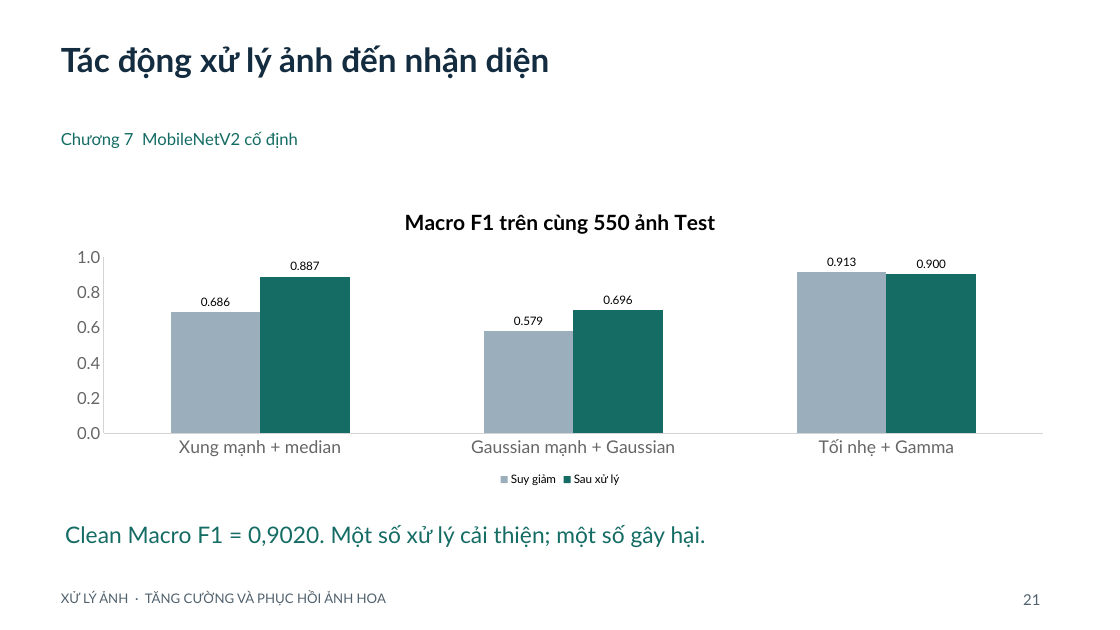
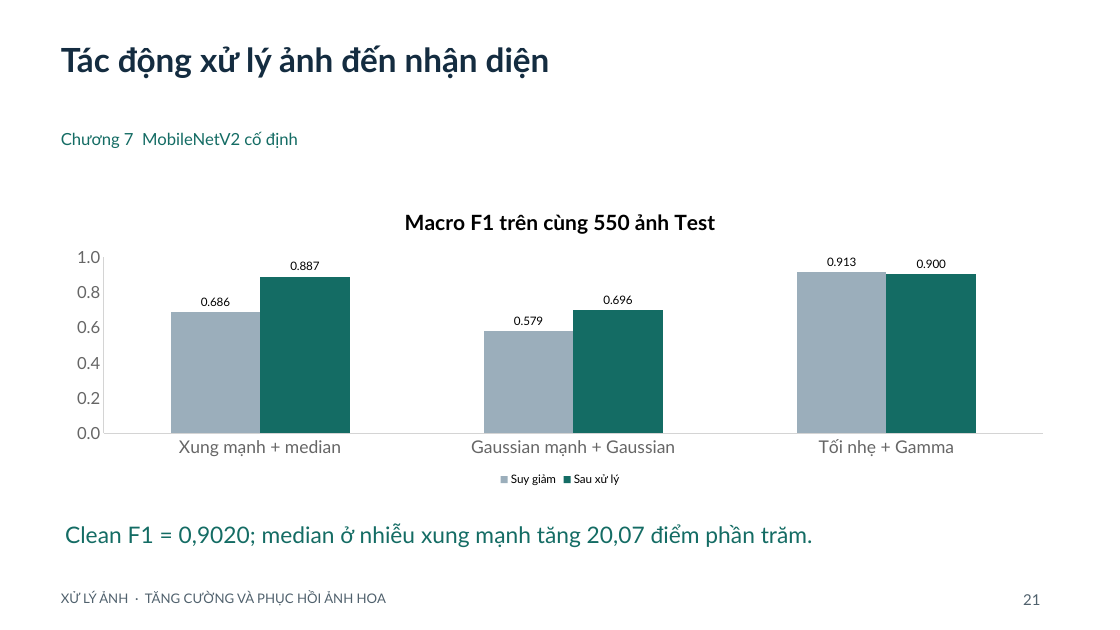
Before and after one commit to ngtd-2609/flower-image-restoration-cnn, a slide deck: slide 21 of docs/SLIDES_REVISED.pptx. Drawn at 1120x630 pixels with LibreOffice and Linux fonts; fonts in the diff are those of the drawing. Boxes give left, top, right and bottom in pixels: in the first picture for what was removed or moved away, otherwise in the second. Text is boxed around its words. In the diff, an @@ line names an element or a change of style, - is before the commit and + after.

```diff
--- a/docs/SLIDES_REVISED.pptx
+++ b/docs/SLIDES_REVISED.pptx
@@ text at bbox=[65, 523, 813, 547]: text changed @@
-Clean Macro F1 = 0,9020. Một số xử lý cải thiện; một số gây hại.
+Clean F1 = 0,9020; median ở nhiễu xung mạnh tăng 20,07 điểm phần trăm.
```
Also in this commit, not shown: 18 other slides changed, 4 other files.
